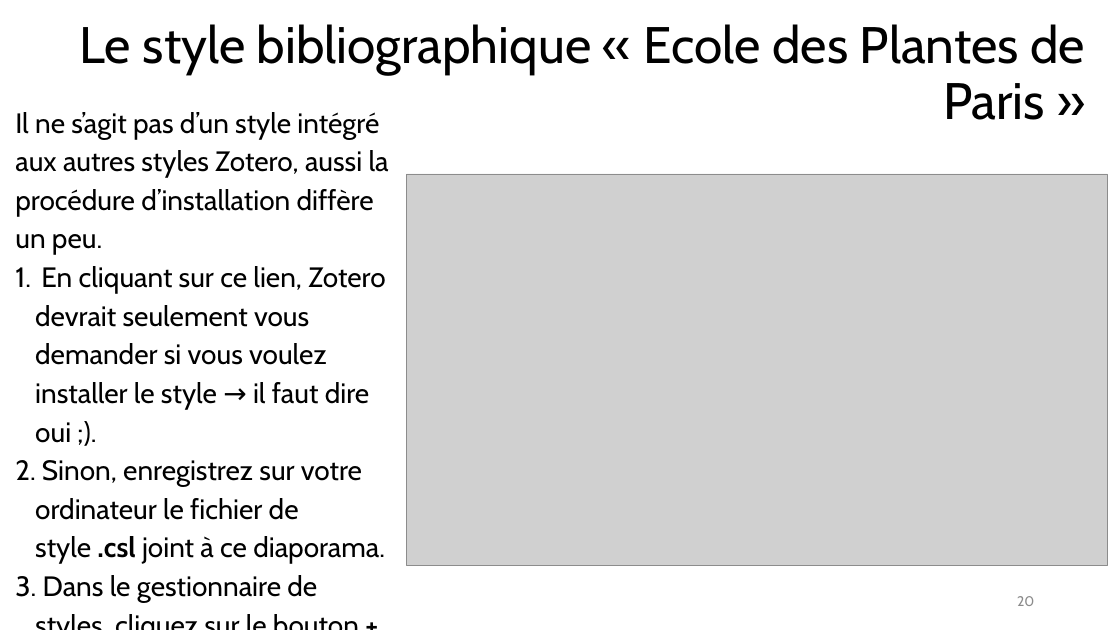
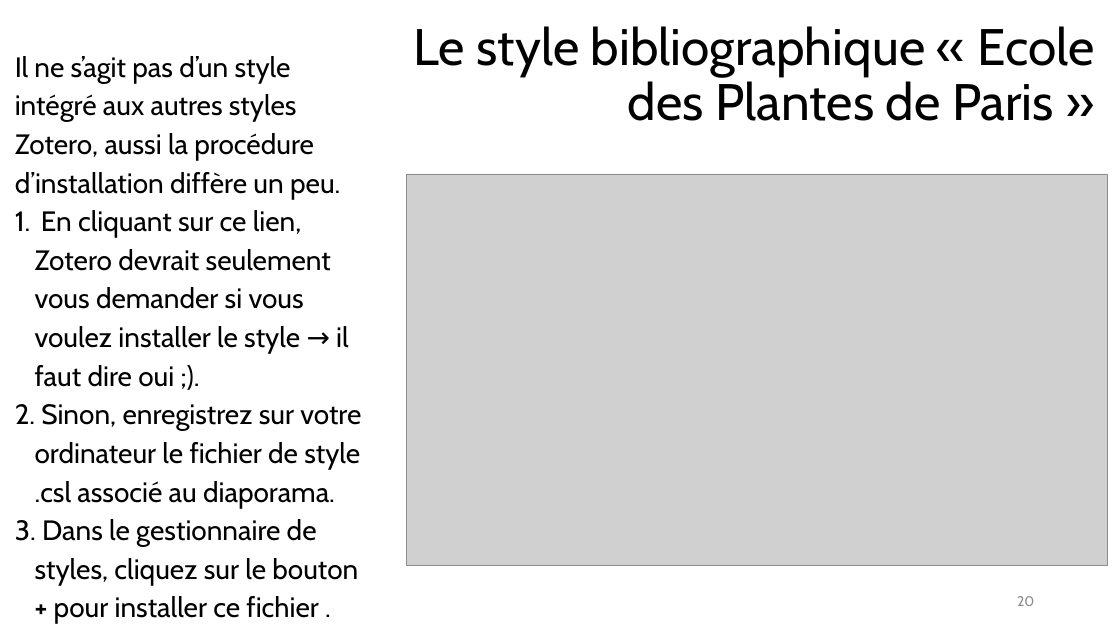
Before and after one commit to fflamerie/biblio_EDPP, a slide deck: slide 20 of doc_EDPP/EDPP_Zotero_FFlamerie.odp. Drawn at 1120x630 pixels with LibreOffice and Linux fonts; fonts in the diff are those of the drawing; grey boxes stand for pictures. Boxes give left, top, right and bottom in pixels: in the first picture for what was removed or moved away, otherwise in the second. Text is boxed around its words. In the diff, an @@ line names an element or a change of style, - is before the commit and + after.

```diff
--- a/doc_EDPP/EDPP_Zotero_FFlamerie.odp
+++ b/doc_EDPP/EDPP_Zotero_FFlamerie.odp
@@ title "Le style bibliographique « Ecole ..." rewrapped from (80,24,1085,120) to (414,26,1095,121) @@
@@ text "Il ne s’agit pas d’un ...": place and size @@
-text "Il ne s’agit pas d’un ..." at (15,112,389,603)
+text "Il ne s’agit pas d’un ..." at (15,56,361,624)
@@ text at (35,404,361,624): text changed @@
-2. Sinon, enregistrez sur votre ordinateur le fichier de style .csl joint à ce diaporama.
-3. Dans le gestionnaire de styles, cliquez sur le bouton + pour installer le fichier de style.
+2. Sinon, enregistrez sur votre ordinateur le fichier de style .csl associé au diaporama.
+3. Dans le gestionnaire de styles, cliquez sur le bouton + pour installer ce fichier .
```
Also in this commit, not shown: 3 other slides changed, 3 other files.
